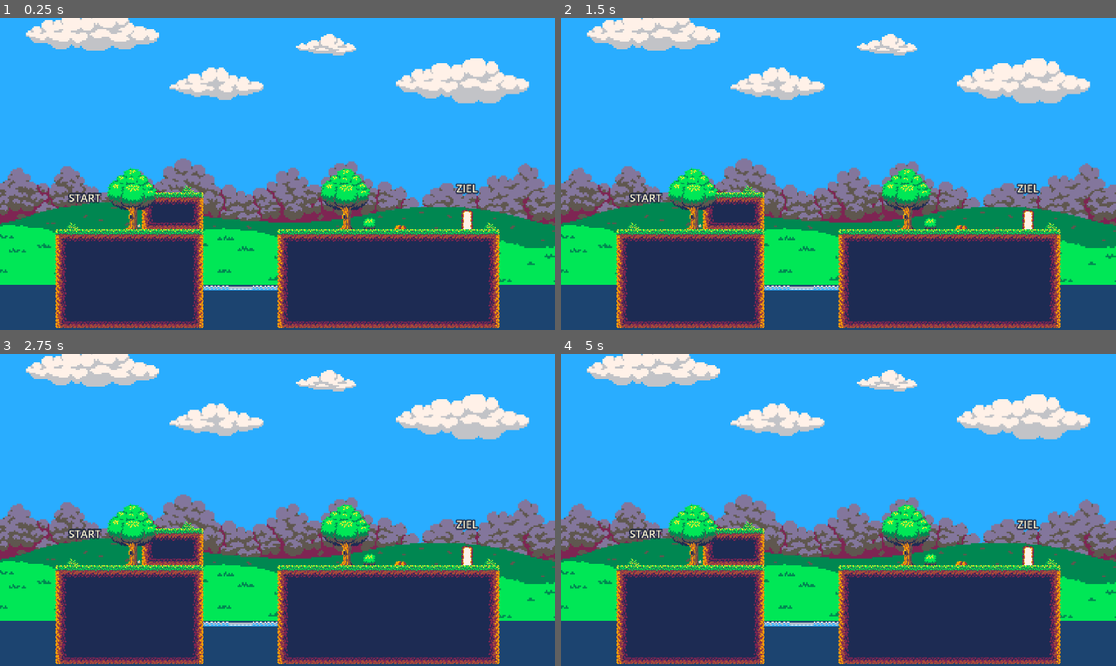
Above: before the commit, frames 1-4 (two rows, left to right).
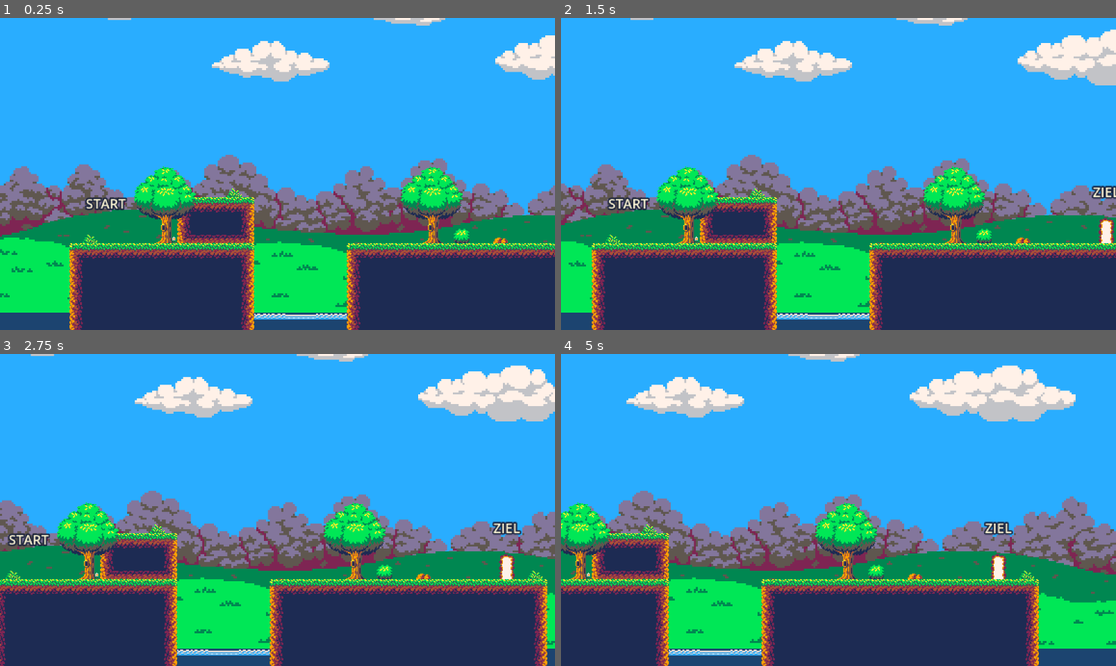
Above: after the commit, the same moments.

Repository: yuvraj-taparia/Bouncy-Bullet
Game: Godot game, scene res://maps/grassland/preview.tscn
The game is run twice, just before and just after one commit, with the same random seed, the same clock (stepped at 60 frames per second) and the same inputs. This scene is started directly instead of the project's main scene.
Inputs:
- Up to frame 1 (0.25 s): no input
- Up to frame 2 (1.5 s): no input
- Up to frame 3 (2.75 s): no input
- Up to frame 4 (5 s): no input

The runs differ from the first frame. In frame 1, 43% of the frame differs, in the area x 0-100%, y 0-100%; in frame 2, 39%; in frame 3, 40%; in frame 4, 47%.

Commit message:
Scroll the Grassland preview from start to finish

Diff:
--- a/maps/grassland/preview.tscn
+++ b/maps/grassland/preview.tscn
@@ -1,11 +1,30 @@
 [gd_scene format=3]
 
 [ext_resource type="PackedScene" path="res://maps/grassland/grassland.tscn" id="1_grassland"]
+
+[sub_resource type="Animation" id="Animation_scroll"]
+resource_name = "scroll"
+length = 5.0
+tracks/0/type = "value"
+tracks/0/path = NodePath("Camera2D:position:x")
+tracks/0/keys = {
+"times": PackedFloat32Array(0, 5),
+"transitions": PackedFloat32Array(1, 1),
+"update": 0,
+"values": [240.0, 400.0]
+}
+
+[sub_resource type="AnimationLibrary" id="AnimationLibrary_preview"]
+_data = {"scroll": SubResource("Animation_scroll")}
 
 [node name="GrasslandPreview" type="Node2D"]
 
 [node name="Grassland" parent="." instance=ExtResource("1_grassland")]
 
 [node name="Camera2D" type="Camera2D" parent="."]
-position = Vector2(320, 168)
-zoom = Vector2(1.6, 1.6)
+position = Vector2(240, 168)
+zoom = Vector2(2, 2)
+
+[node name="AnimationPlayer" type="AnimationPlayer" parent="."]
+libraries = {&"": SubResource("AnimationLibrary_preview")}
+autoplay = "scroll"
